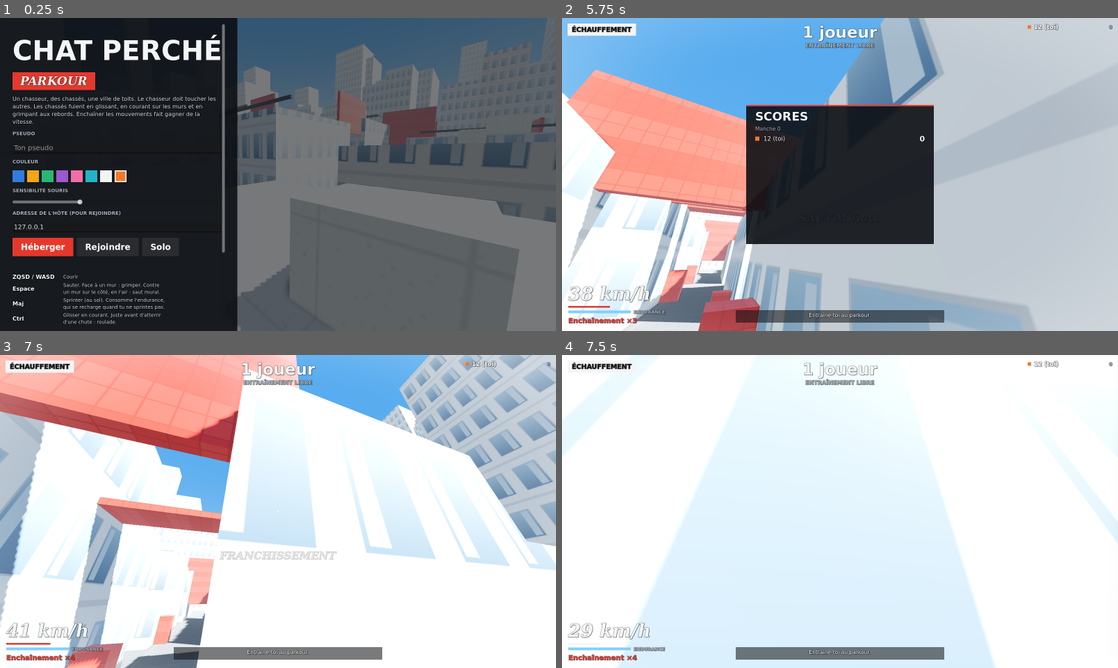
Above: before the commit, frames 1-4 (two rows, left to right).
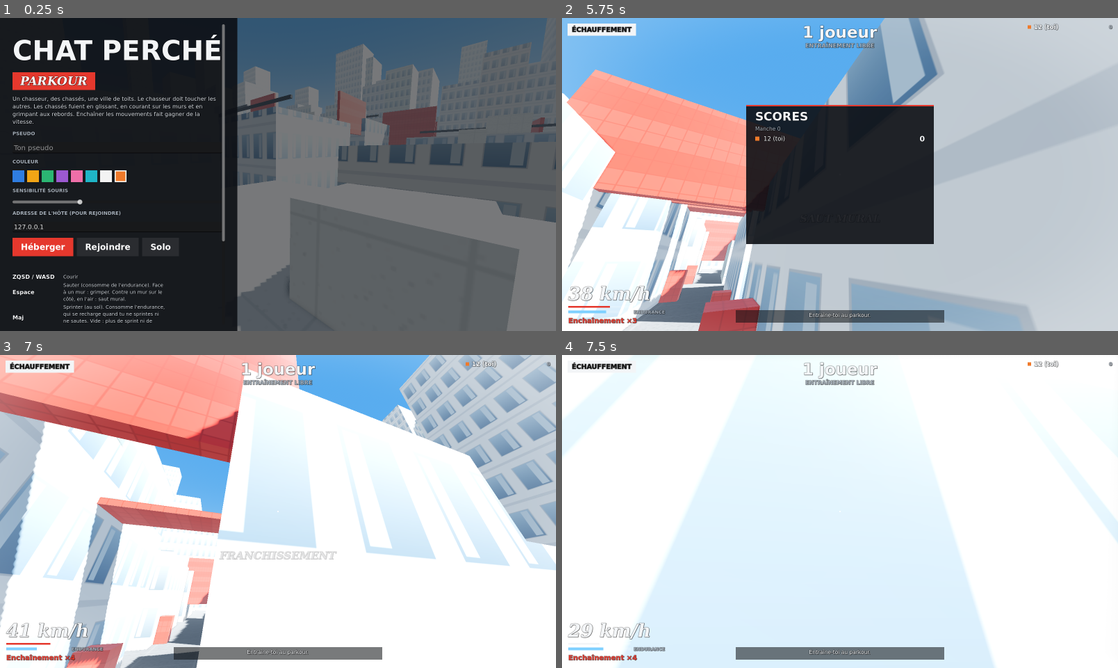
Above: after the commit, the same moments.

Repository: cocoyote2/chat-perche-godot
Game: Godot game, scene res://scenes/main.tscn
Two runs of this game, one before a commit and one after it. Both use one fixed random seed, a clock stepped at 60 frames per second and the inputs below.
Inputs (mouse positions are in pixels of both pictures, inside the frame that each line leads up to):
- Up to frame 1 (0.25 s): no input
- Up to frame 2 (5.75 s): click (678, 146) at 0.52 s; type "12" at 0.6 s; click "Solo" at 1.25 s; tap Enter (start_round) at 2 s; move the mouse to (867, 174) at 2.02 s; hold Ctrl (slide) 2.03-2.78 s; hold W (move_forward) from 2.03 s (still down); click (867, 174) at 2.17 s; tap Space (jump) at 2.27, 2.57, 3.02, 3.05, 3.32, 4.52, 4.82, 5.27, 5.3, 5.57 s; tap Shift (sprint) at 2.3, 2.85, 4.55 s; move the mouse to (812, 174) at 2.77 s; move the mouse to (851, 168) at 3.52 s; hold Space (jump) 3.53-4.28 s; tap Ctrl (slide) at 3.8 s; move the mouse to (834, 180) at 4.27 s; tap E (pulse) at 4.35 s; click (834, 180) at 4.42 s; move the mouse to (878, 177) at 5.02 s; hold Tab (scores) from 5.03 s (still down)
- Up to frame 3 (7 s): keep holding W (move_forward); move the mouse to (233, 508) at 5.77 s; release Tab (scores) at 5.78 s; tap Ctrl (slide) at 5.85 s; tap Space (jump) at 6.02, 6.32 s; move the mouse to (283, 511) at 6.52 s; hold Shift (sprint) from 6.53 s (still down); click (283, 511) at 6.67 s
- Up to frame 4 (7.5 s): move the mouse to (817, 505) at 7.27 s; release W (move_forward) at 7.28 s; release Shift (sprint) at 7.28 s; hold D (move_right) from 7.28 s (still down); tap Enter (start_round) at 7.35 s

The runs differ from the first frame. In frame 1, 0.9% of the frame differs, in the area x 2-41%, y 71-98%; in frame 2, less than 0.1%; in frame 3, less than 0.1%; in frame 4, less than 0.1%.

Commit message:
Chaque saut consomme de l'endurance
Enchaîner les sauts glissés en gardant Ctrl appuyé permettait de garder
le boost de glissade à l'infini. Désormais, chaque saut (sol, saut mural,
sortie de course murale, grimpe lancée avec Espace) coûte 12 % de
l'endurance et relance la pause avant la recharge. Barre vide : plus de
boost de glissade ni de bonus de saut glissé jusqu'à 30 %, mais le saut
reste possible pour ne pas coincer un chassé.

Co-Authored-By: Claude Opus 5.5 <noreply@anthropic.com>

Diff:
--- a/scripts/hud.gd
+++ b/scripts/hud.gd
@@ -451,8 +451,8 @@
 	keys.add_theme_constant_override("v_separation", 6)
 	for pair in [
 		["ZQSD / WASD", "Courir"],
-		["Espace", "Sauter. Face à un mur : grimper. Contre un mur sur le côté, en l'air : saut mural."],
-		["Maj", "Sprinter (au sol). Consomme l'endurance, qui se recharge quand tu ne sprintes pas."],
+		["Espace", "Sauter (consomme de l'endurance). Face à un mur : grimper. Contre un mur sur le côté, en l'air : saut mural."],
+		["Maj", "Sprinter (au sol). Consomme l'endurance, qui se recharge quand tu ne sprintes ni ne sautes. Vide : plus de sprint ni de boost de glissade."],
 		["Ctrl", "Glisser en courant. Juste avant d'atterrir d'une chute : roulade."],
 		["Course murale", "Sauter le long d'un mur en avançant, puis Espace pour rebondir."],
 		["Rebords", "Avancer vers un rebord en l'air pour s'y accrocher et se hisser."],
--- a/scripts/player.gd
+++ b/scripts/player.gd
@@ -25,6 +25,7 @@
 const STAMINA_REGEN := 0.25      # per second once recovering: 4 s to refill
 const STAMINA_REGEN_DELAY := 0.8 # pause after sprinting before it refills
 const STAMINA_RECOVER := 0.3     # once empty, sprint is locked until this level
+const STAMINA_JUMP := 0.12       # per jump of any kind: ~8 jumps from full
 const AXES: Array[Vector2i] = [Vector2i(1, 0), Vector2i(-1, 0), Vector2i(0, 1), Vector2i(0, -1)]
 
 var world: World
@@ -307,15 +308,18 @@
 				wb = world.wall_probe(position, fn, 1.2, 0.5, 1.7)
 			if wb != null and wb.y1 - position.y > 1.4 and st == "move":
 				jump_buf = 0.0
+				_spend_jump()
 				_start_climb(fn, wb)
 			else:
 				jump_buf = 0.0
+				_spend_jump()
 				velocity.y = JUMP
 				grounded = false
 				coyote = 0.0
 				if st == "slide":
-					var hh := hspeed()
-					_scale_h(minf(hh + 0.8, VMAX), hh)
+					if not exhausted:
+						var hh := hspeed()
+						_scale_h(minf(hh + 0.8, VMAX), hh)
 					_combo("Saut glissé")
 					sfx.emit("slide_off", 0.0)
 				st = "move"
@@ -325,6 +329,7 @@
 			_start_slide(false)
 	elif not grounded and st == "move" and coyote > 0.0 and jump_buf > 0.0:
 		jump_buf = 0.0
+		_spend_jump()
 		velocity.y = JUMP
 		coyote = 0.0
 		sfx.emit("jump", 1.0)
@@ -394,6 +399,7 @@
 		if jump_buf > 0.0:
 			if fb != null and fb.y1 - position.y > 1.4 and not climb_used and air_t < 0.45 and velocity.y > -3.0:
 				jump_buf = 0.0
+				_spend_jump()
 				_start_climb(fn, fb)
 				return
 			for n in AXES:
@@ -402,6 +408,7 @@
 				var b := world.wall_probe(position, n, 0.3, 0.4, 1.6)
 				if b != null and World.wall_key(n, b) != last_wall_key:
 					jump_buf = 0.0
+					_spend_jump()
 					last_wall_key = World.wall_key(n, b)
 					velocity.x += n.x * 5.5
 					velocity.z += n.y * 5.5
@@ -426,6 +433,7 @@
 			along = -along
 		if jump_buf > 0.0:
 			jump_buf = 0.0
+			_spend_jump()
 			var s := minf(wr_speed + 1.0, VMAX)
 			var hv := along * s + n * 5.5
 			velocity = Vector3(hv.x, JUMP * 0.95, hv.z)
@@ -461,6 +469,15 @@
 			stamina = minf(stamina + STAMINA_REGEN * dt, 1.0)
 		if exhausted and stamina >= STAMINA_RECOVER:
 			exhausted = false
+
+
+## Every jump costs stamina and delays the refill, so chaining slide-jumps
+## drains the bar. Once it is empty the slide boosts stop until it recovers.
+func _spend_jump() -> void:
+	stamina = maxf(stamina - STAMINA_JUMP, 0.0)
+	_regen_wait = STAMINA_REGEN_DELAY
+	if stamina <= 0.0:
+		exhausted = true
 
 
 func _scale_h(new_speed: float, cur: float) -> void:
@@ -553,7 +570,7 @@
 	st_t = 0.0
 	set_height(HL)
 	var hs := hspeed()
-	if slide_boost_cd <= 0.0 and hs > 0.1:
+	if slide_boost_cd <= 0.0 and hs > 0.1 and not exhausted:
 		_scale_h(minf(hs + 2.2, VMAX), hs)
 		slide_boost_cd = 1.2
 	_combo("Réception glissée" if from_landing else "Glissade")
--- a/tests/parkour_test.gd
+++ b/tests/parkour_test.gd
@@ -83,10 +83,11 @@
 	log = await _sim([{"ax": Vector2(0, 1), "sprint": true, "t": 0.8}])
 	_check("sprint au sol (%.1f m/s, endurance %.0f %%)" % [p.hspeed(), p.stamina * 100.0], p.hspeed() > 10.0 and p.stamina < 0.9, log)
 
-	# 8. no stamina used in the air, even with Shift held
+	# 8. a jump costs its fixed share, but no sprint drain in the air even with Shift held
 	var before_air := p.stamina
 	log = await _sim([{"ax": Vector2(0, 1), "sprint": true, "jump": true, "t": 0.5}])
-	_check("pas de sprint en l'air (endurance %.2f -> %.2f)" % [before_air, p.stamina], p.stamina >= before_air - 0.005, log)
+	var spent := before_air - p.stamina
+	_check("saut : seulement le coût du saut (endurance %.2f -> %.2f)" % [before_air, p.stamina], absf(spent - Player.STAMINA_JUMP) < 0.005, log)
 
 	# 9. an empty bar locks the sprint until it recovers
 	p.set_pos(Vector3(-52.0, 0, (rec.z0 + -58.0) / 2.0), -PI / 2)
@@ -103,6 +104,17 @@
 	var was_climbing := p.st == "climb"
 	log += await _sim([{"ax": Vector2(0, 0), "jump": true, "t": 0.4}])
 	_check("plus de demi-tour mural", was_climbing and is_equal_approx(p.yaw, yaw_before), log)
+
+	# 11. jumping empties a low bar, and an empty bar gives no slide boost
+	p.set_pos(Vector3(-52.0, 0, (rec.z0 + -58.0) / 2.0), -PI / 2)
+	log = await _sim([{"ax": Vector2(0, 1), "t": 0.6}])
+	p.stamina = Player.STAMINA_JUMP * 0.5
+	log += await _sim([{"ax": Vector2(0, 1), "jump": true, "t": 0.8}])
+	_check("saut qui vide l'endurance", p.exhausted and p.stamina == 0.0, log)
+	before = p.hspeed()
+	p.slide_boost_cd = 0.0
+	log += await _sim([{"ax": Vector2(0, 1), "slide": true, "slide_press": true, "t": 0.1}])
+	_check("épuisé : glissade sans boost (%.1f -> %.1f m/s)" % [before, p.hspeed()], p.st == "slide" and p.hspeed() <= before + 0.1, log)
 
 	print("\n%s" % ("TOUS LES TESTS PASSENT" if failures == 0 else "%d ÉCHEC(S)" % failures))
 	quit(1 if failures > 0 else 0)
Not shown, changed: README.md
